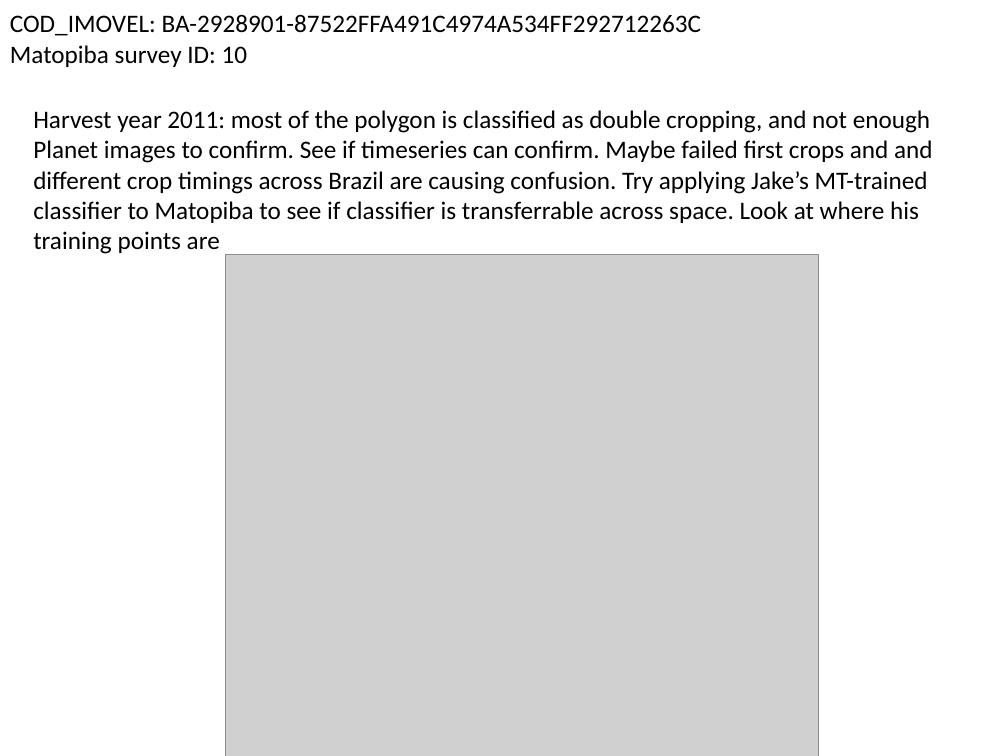
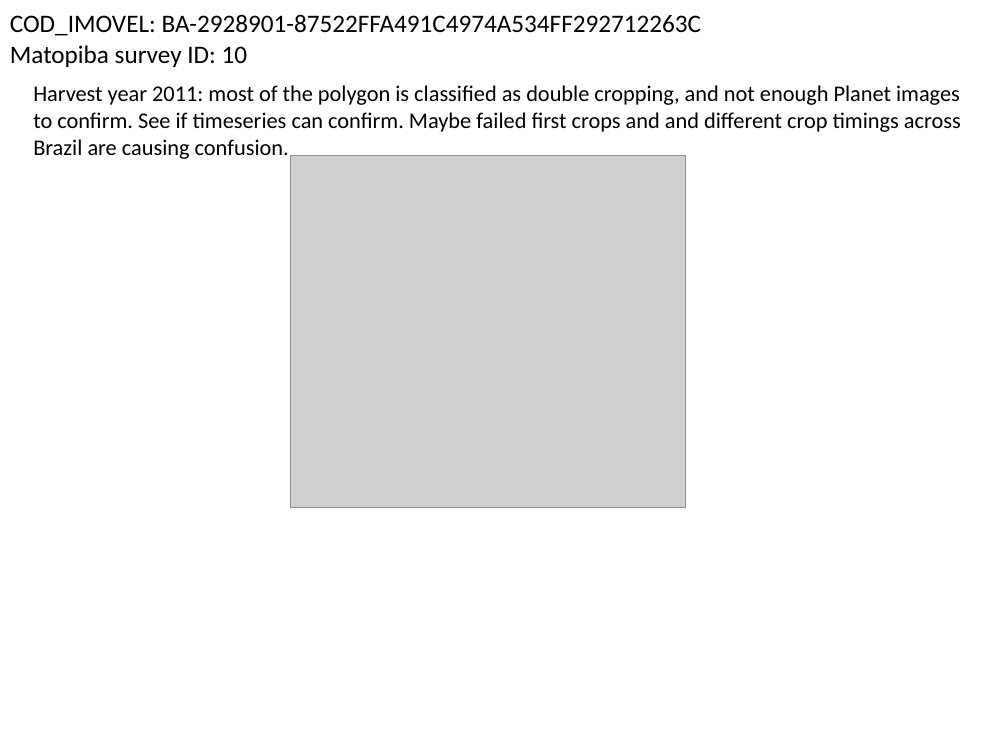
Before and after one commit to minghui-zhang/Meeting, a slide deck: slide 14 of January 4 2018.pptx (slide 16 before the commit). Drawn at 1008x756 pixels with LibreOffice and Linux fonts; fonts in the diff are those of the drawing; grey boxes stand for pictures. Boxes give left, top, right and bottom in pixels: in the first picture for what was removed or moved away, otherwise in the second. Text is boxed around its words. In the diff, an @@ line names an element or a change of style, - is before the commit and + after.

Commit message:
jan 3

```diff
--- a/January 4 2018.pptx
+++ b/January 4 2018.pptx
@@ text at [33, 85, 961, 159]: text changed; size 18 to 16 pt @@
-Harvest year 2011: most of the polygon is classified as double cropping, and not enough Planet images to confirm. See if timeseries can confirm. Maybe failed first crops and and different crop timings across Brazil are causing confusion. Try applying Jake’s MT-trained classifier to Matopiba to see if classifier is transferrable across space. Look at where his training points are
+Harvest year 2011: most of the polygon is classified as double cropping, and not enough Planet images to confirm. See if timeseries can confirm. Maybe failed first crops and and different crop timings across Brazil are causing confusion.
@@ picture: place and size @@
-picture at [226, 254, 818, 756]
+picture at [290, 155, 685, 508]
```
Also in this commit, not shown: 13 other slides changed, 4 slides added, 2 slides removed.
